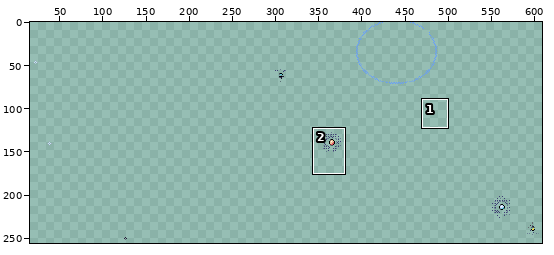
A pixel-art file gets an edit: Assets/UI/Screens/main_menu_bg_fx.aseprite. Above: a wide view before the commit, with the close-up outlined.
Close-up. First the earlier version:
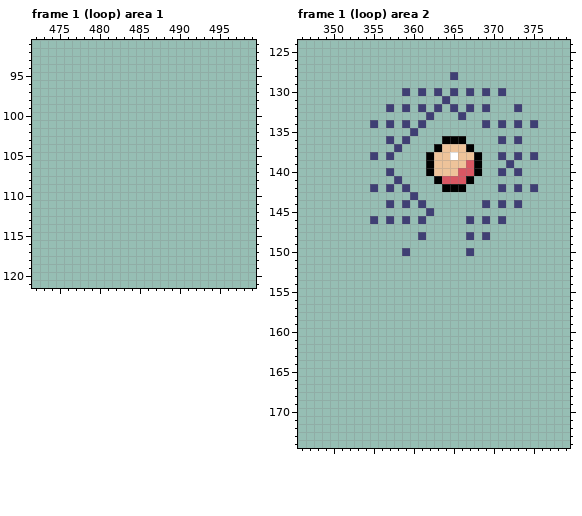
640x360 pixels, 12 frames. Shown: frame 1 (loop) area 1: x 472..499, y 91..121; frame 1 (loop) area 2: x 346..379, y 124..174. The wide view leaves out empty margins. The commit also changed other frames or places, which this record leaves out.
After the commit:
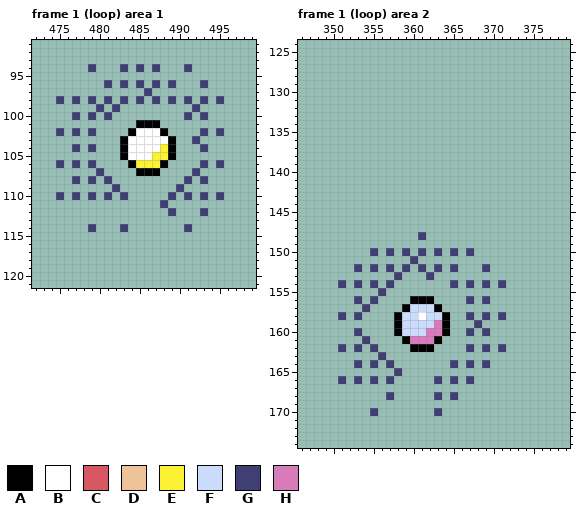
Palette (. is transparent): A #000000  B #ffffff  C #d95763  D #eec39a  E #fbf236  F #cbdbfc  G #3f3f74  H #d77bba
The exact change:
Changed rows in their new state; - is an unchanged pixel.
Frame 1 (loop) area 1:
first column x 475:
 94 ----G---G-G-G---G----
 96 ------G-G-G-G-G---G--
 97 -----------G---------
 98 G-G-G-G-G-G-G-G-G-G-G
 99 -----G-G---------G---
100 --G-G-G---------G-G--
101 ----------AAA--------
102 G-G-G----ABBBA----G-G
103 --------ABBBBBA--G---
104 --G-G---ABBBBEA---G--
105 --------ABBBEEA------
106 G-G-G----AEEEA----G-G
107 -----G----AAA----G---
108 --G-G-G---------G-G--
109 -------G-------G-----
110 G-G-G-G-G-----G-G-G-G
111 -------------G-------
112 --------------G---G--
114 ----G---G-------G----
Frame 1 (loop) area 2:
first column x 351:
128 --------------.----------
130 --------.-.-.-.-.-.-.----
131 -------------.-----------
132 ------.-.-.-.-.-.-.---.--
133 -----------.---.---------
134 ----.-.-.-.-------.-.-.-.
135 ---------.---------------
136 ------.-.----...----.-.--
137 -------.----.....--------
138 ----.-.----.......--.-.-.
139 -----------.......---.---
140 ------.----.......--.-.--
141 -------.----.....--------
142 ----.-.-.----...----.-.-.
143 ---------.---------------
144 ------.-.-.-------.-.-.--
145 -----------.-------------
146 ----.-.-.-.-----.-.-.----
148 ----------------.-.------
150 ----G-G---G-G-G----------
151 ---------G---------------
152 --G-G-G-G-G-G-G---G------
153 -------G---G-------------
154 G-G-G-G-------G-G-G-G----
155 -----G-------------------
156 --G-G----AAA----G-G------
157 ---G----AFFFA------------
158 G-G----AFFBFFA--G-G-G----
159 -------AFFFFHA---G-------
160 --G----AFFFHHA--G-G------
161 ---G----AHHHA------------
162 G-G-G----AAA----G-G-G----
163 -----G-------------------
164 --G-G-G-------G-G-G------
165 -------G-----------------
166 G-G-G-G-----G-G-G--------
168 ------G-----G-G----------
170 ----G-------G------------
Where, in picture pixels (left, top, right, bottom), the same in both close-ups:
added: (56, 64, 224, 232)
changed: (338, 72, 538, 416)
